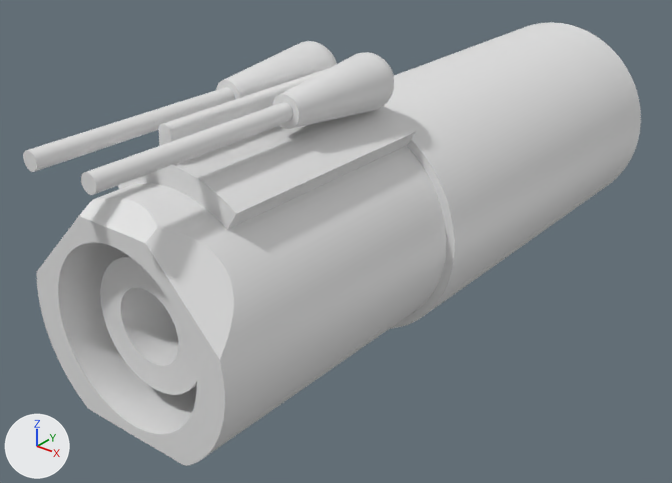
The Blender file barrel_geeblies.blend as it was, and as the next commit left it.
Before and after are seen from a 50 mm lens placed at (53.2, -82.3, 39.7), pointed at (-2.1, -13.1, -3.1). Arrows for +X, +Y and +Z are at lower left; the lights stay in place.

Names of what the first picture shows: 'Cylinder.000', 'Cylinder.001', 'bull_barrel', 'greeblie.000', 'greeblie.001', 'greeblie_t-bar'.
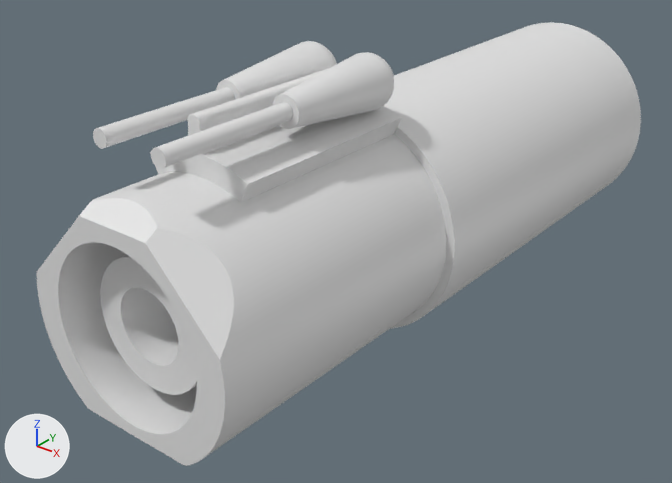
Commit message: updated barrel greeblies

Changed parts and their boxes (x1, y1, x2, y2) in the pictures (672 x 483 px; the box of a moved part takes in the faces that stretch with it):
'greeblie_t-bar', reshaped (16% narrower, 17% shorter): before (118, 68, 417, 230); after (150, 68, 402, 203)
'Cylinder.001', mesh rescaled (33% narrower, 28% shorter): before (81, 102, 293, 195); after (151, 102, 293, 169)
'Cylinder.000', mesh rescaled (33% narrower, 27% shorter): before (23, 87, 235, 172); after (93, 87, 235, 149)
part 1 of me_cylinder_003, moved or reshaped: before (23, 113, 208, 195); after (93, 113, 208, 169)

Diff of the bpy script that builds the scene:
```diff
--- a/barrel_geeblies.blend.py
+++ b/barrel_geeblies.blend.py
@@ me_cylinder_003 @@
 me_cylinder_003.from_pydata(...)  # 128 vertices, 66 faces; spans x -0.8..0.8, y -15.5..6.7, z -0.8..0.8
 # used by ob_cylinder_000; parent = ob_greeblie_001; location = (-3.937, -31.33, 15.52)
+# me_cylinder_003 part 1: the whole mesh is scaled about its middle by (1, 0.719, 1), then moved by (0.0, 3.1, 0.0)
@@ me_cylinder_000 @@
 # used by ob_greeblie_t_bar; location = (0.0, 31.7, 0.0); rotation_euler = (1.571, 0.0, 0.0), in degrees (90, 0, 0)
-me_cylinder_000.from_pydata(...)  # 64 vertices, 56 faces; spans x 0.0..7.4, y 9.4..16.5, z 44.7..68.7
+me_cylinder_000.from_pydata(...)  # 52 vertices, 44 faces; spans x 0.0..5.7, y 10.3..16.5, z 44.7..65.6
+# me_cylinder_000 part 2
+# 14 vertices are removed from x 4.8..7.4, y 9.4..12.1, z 44.7..68.7
+# 16 faces are deleted
+# 24 vertices in x 0.0..5.1, y 10.5..16.5, z 68.7 move by (0.0, 0.0, -3.1)
+# 2 vertices are added at (5.7, 12.1, 65.6), (4.8, 10.3, 65.6)
+# 4 new faces join them
```
